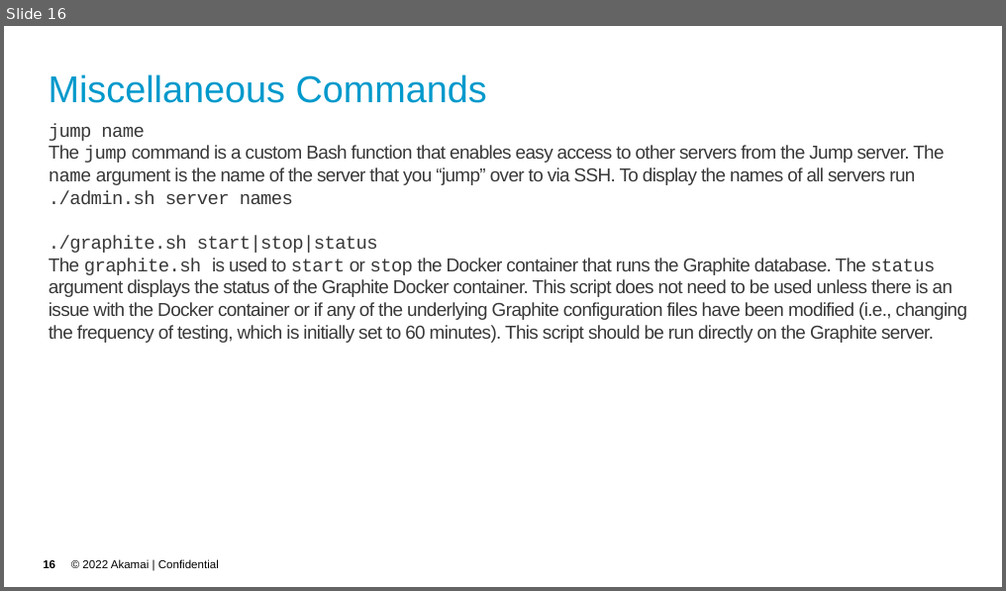
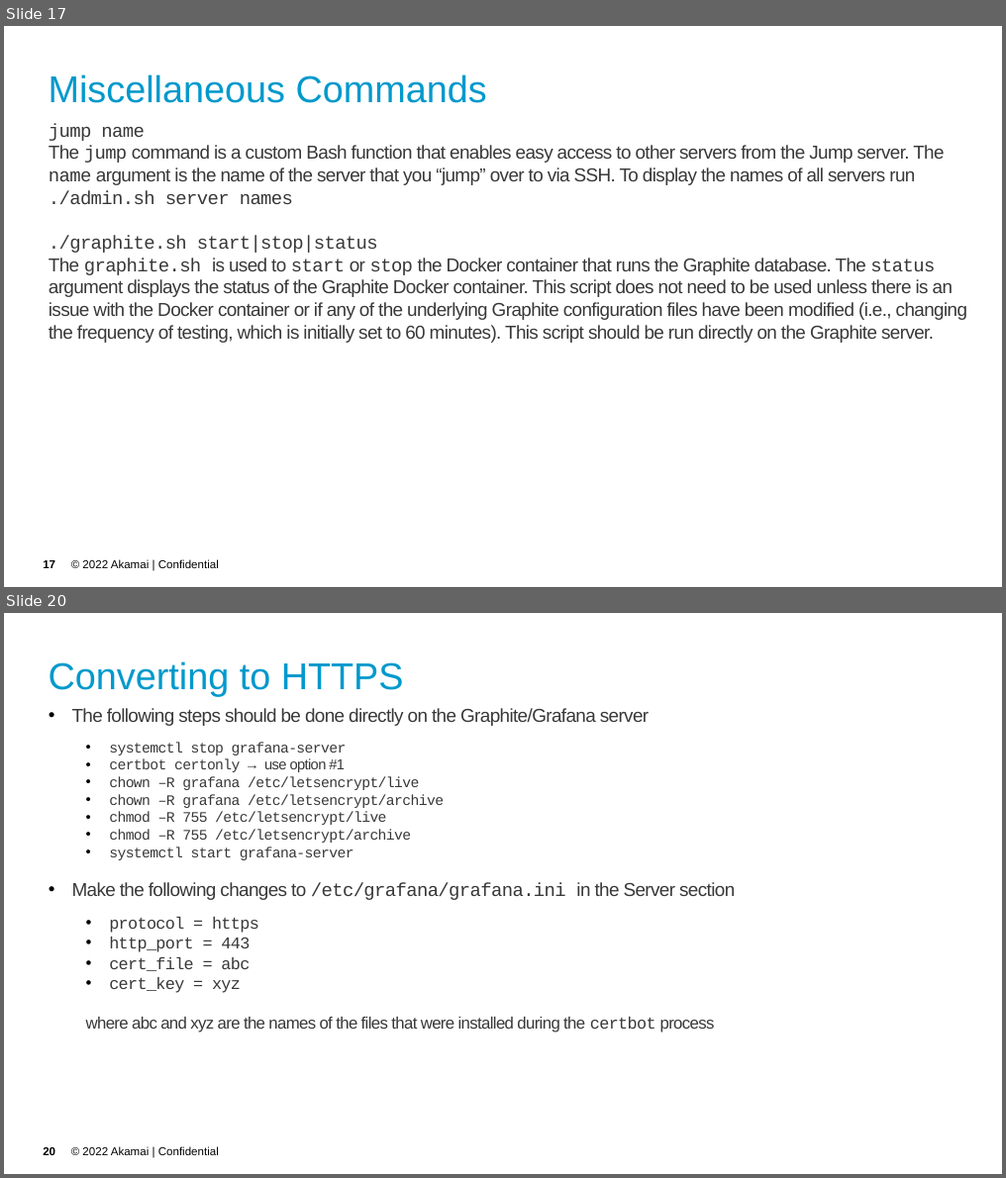
Before and after one commit to akamai-consulting/sitespeed, a slide deck: Info/Guide.pptx. Shown one above the other, each under a label of ours: slide 16 before the commit, slides 17 and 20 after it; the slides between them are not shown. The pictures are 1006x591 and 1006x1178 pixels, drawn with LibreOffice and Linux fonts; fonts in the diff are those of the drawing; background and template pictures are left out. Boxes give left, top, right and bottom in pixels: in the first picture for what was removed or moved away, otherwise in the second. Text is boxed around its words. In the diff, an @@ line names an element or a change of style, - is before the commit and + after.

```diff
--- a/Info/Guide.pptx
+++ b/Info/Guide.pptx
@@ slide 20 added at bbox=[4, 613, 1002, 1174], background picture (left out); not listed: 2 template elements that a slide beside it also shows @@
@@ title added at bbox=[49, 662, 404, 696], 36 pt, text #0099CC @@
+Converting to HTTPS
@@ text added at bbox=[72, 708, 735, 1033], 14 pt, text #383838 @@
+• The following steps should be done directly on the Graphite/Grafana server
+  • systemctl stop grafana-server
+  • certbot certonly → use option #1
+  • chown –R grafana /etc/letsencrypt/live
+  • chown –R grafana /etc/letsencrypt/archive
+  • chmod –R 755 /etc/letsencrypt/live
+  • chmod –R 755 /etc/letsencrypt/archive
+  • systemctl start grafana-server
+• Make the following changes to /etc/grafana/grafana.ini in the Server section
+  • protocol = https
+  • http_port = 443
+  • cert_file = abc
+  • cert_key = xyz
+  where abc and xyz are the names of the files that were installed during the certbot process
@@ what was slide 16 is now slide 17 @@
@@ page number at bbox=[43, 561, 55, 569]: text changed @@
-16
+17
```
Also in this commit, not shown: 4 other slides added, 1 slide removed, 3 other files.
